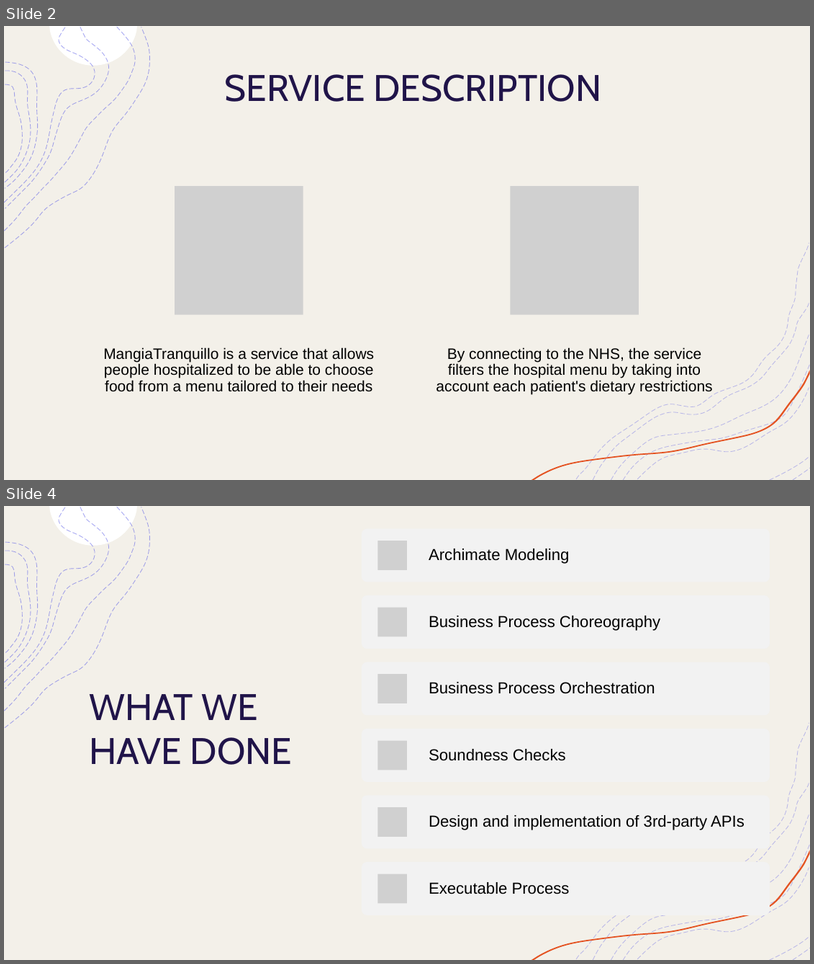
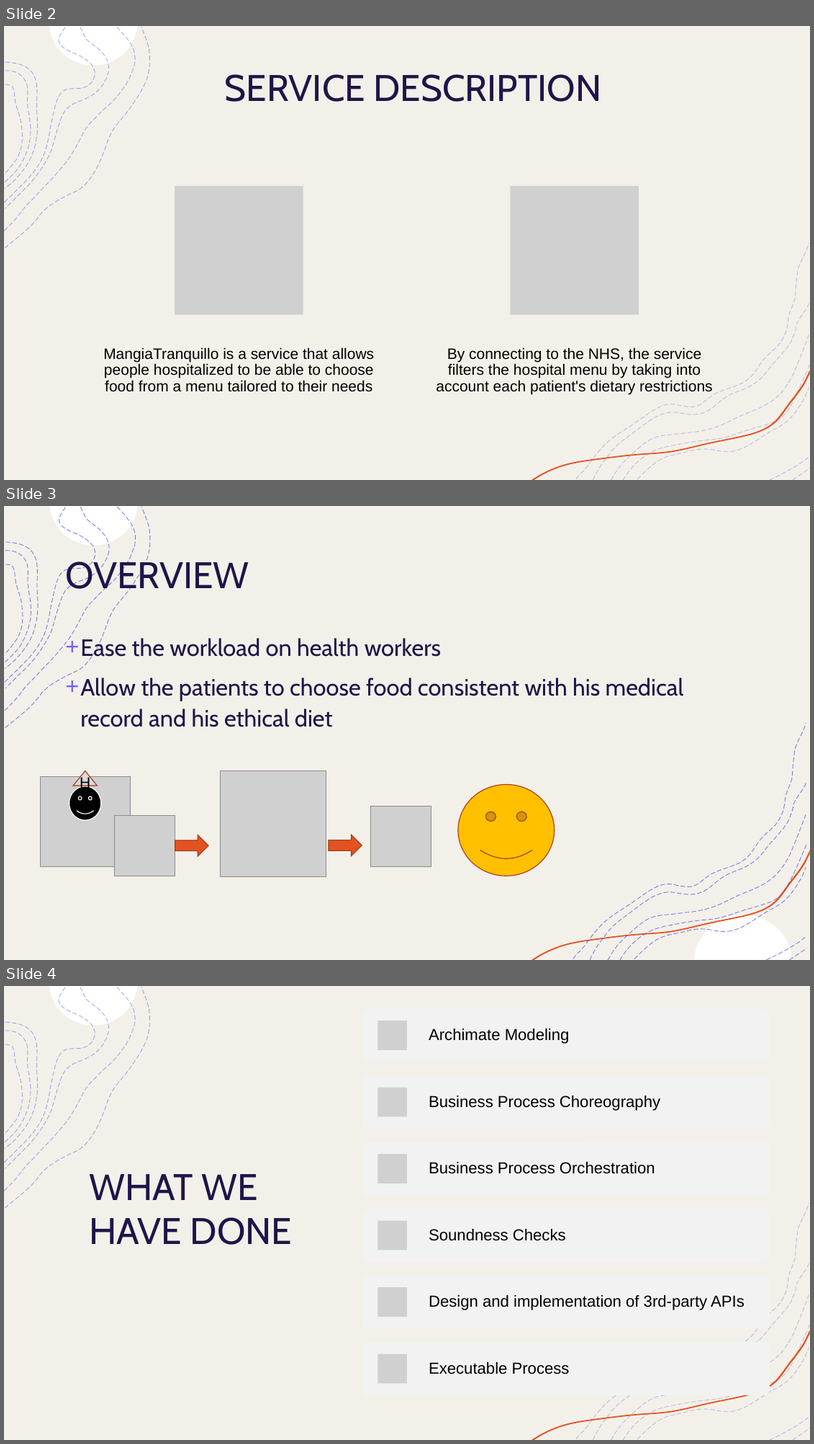
Before and after one commit to matteovisotto/PSD-FinalProject, a slide deck: Presentation/MANGIA TRANQUILLO.pptx. Shown one above the other, each under a label of ours: slides 2 and 4 before the commit, slides 2, 3 and 4 after it; the slides between them are not shown. The pictures are 814x964 and 814x1444 pixels, drawn with LibreOffice and Linux fonts; fonts in the diff are those of the drawing; grey boxes stand for pictures. Boxes give left, top, right and bottom in pixels: in the first picture for what was removed or moved away, otherwise in the second. Text is boxed around its words. In the diff, an @@ line names an element or a change of style, - is before the commit and + after.

Commit message:
Previous error in presentation overview

```diff
--- a/Presentation/MANGIA TRANQUILLO.pptx
+++ b/Presentation/MANGIA TRANQUILLO.pptx
@@ slide 3 added at (4, 506, 810, 960), background #FFFFFF; not listed: 11 template elements that a slide beside it also shows @@
@@ rectangle added at (4, 506, 810, 960), fill #F3F0E9, outline #F2F2F2 1 pt @@
@@ group added at (5, 507, 150, 728): 4 freeform shapes @@
@@ title added at (65, 557, 249, 595), 44 pt, text #201449 @@
+OVERVIEW
@@ text added at (80, 638, 684, 727), 28 pt, text #201449 @@
++ Ease the workload on health workers
++ Allow the patients to choose food consistent with his medical record and his ethical diet
@@ freeform shape added at (574, 723, 807, 958), outline #4D4EE6 0.75 pt dashed @@
@@ picture added at (40, 777, 131, 867) @@
@@ smiley face added at (70, 786, 101, 820), fill #000000, outline #FFFFFF 1 pt @@
@@ triangle added at (74, 771, 97, 785), fill #D9D9D9, outline #A93D18 1 pt, 18 pt, text #000000 @@
+H
@@ picture added at (220, 771, 326, 877) @@
@@ smiley face added at (458, 784, 555, 875), fill #FFC000, outline #AF3C15 1 pt @@
@@ picture added at (371, 806, 432, 867) @@
@@ picture added at (115, 815, 175, 875) @@
@@ right arrow added at (175, 835, 208, 856), fill #E45221, outline #A93D18 1 pt @@
@@ right arrow added at (329, 834, 362, 856), fill #E45221, outline #A93D18 1 pt @@
@@ freeform shape added at (635, 867, 806, 958), outline #4D4EE6 0.75 pt dashed @@
```
Also in this commit, not shown: 1 slide removed.
